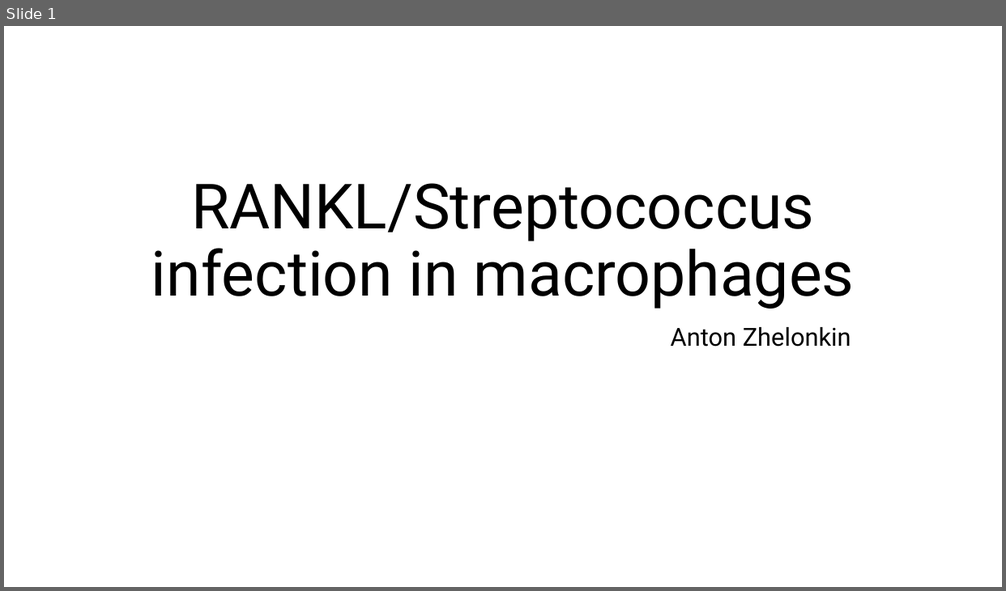
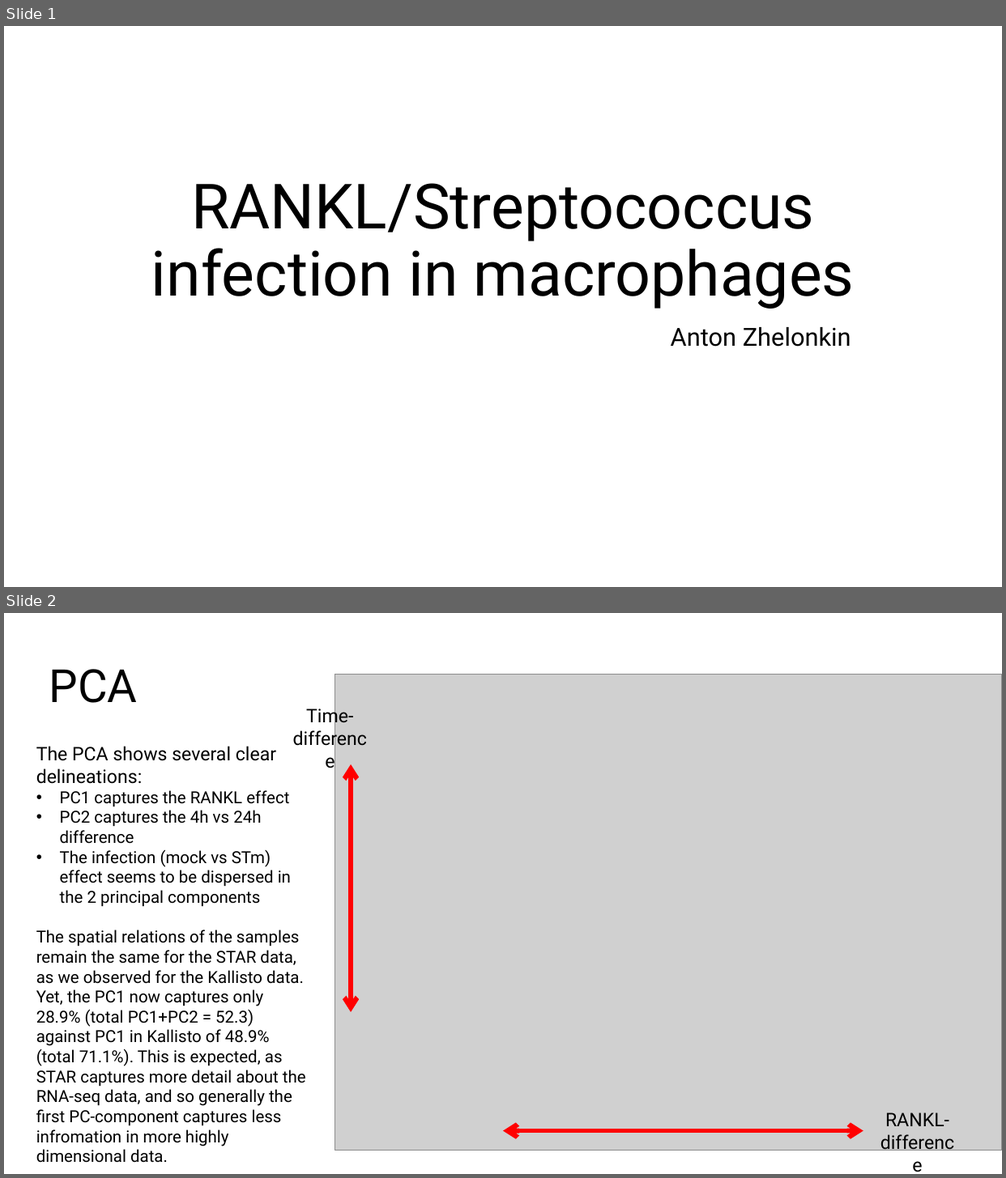
Before and after one commit to MogilenkoLabVUMC/Clara_RANKL_STAR_macrophage_infection, a slide deck: 3_Results/Clara_RANKL.pptx. Shown one above the other, each under a label of ours: slide 1 before the commit, slides 1 and 2 after it. The pictures are 1006x591 and 1006x1178 pixels, drawn with LibreOffice and Linux fonts; fonts in the diff are those of the drawing; grey boxes stand for pictures. Boxes give left, top, right and bottom in pixels: in the first picture for what was removed or moved away, otherwise in the second. Text is boxed around its words. In the diff, an @@ line names an element or a change of style, - is before the commit and + after.

```diff
--- a/3_Results/Clara_RANKL.pptx
+++ b/3_Results/Clara_RANKL.pptx
@@ slide 2 added at (4, 613, 1002, 1174), background #FFFFFF @@
@@ text added at (49, 669, 138, 703), 44 pt, text #000000 @@
+PCA
@@ picture added at (335, 675, 1002, 1151) @@
@@ text added at (306, 705, 353, 726), 18 pt, text #000000 @@
+Time-
+difference
@@ text added at (36, 746, 306, 1163), 16 pt, text #000000 @@
+The PCA shows several clear delineations:
+• PC1 captures the RANKL effect
+• PC2 captures the 4h vs 24h difference
+• The infection (mock vs STm) effect seems to be dispersed in the 2 principal components
+The spatial relations of the samples remain the same for the STAR data, as we observed for the Kallisto data. Yet, the PC1 now captures only 28.9% (total PC1+PC2 = 52.3) against PC1 in Kallisto of 48.9% (total 71.1%). This is expected, as STAR captures more detail about the RNA-seq data, and so generally the first PC-component captures less infromation in more highly dimensional data.
@@ double arrow added from (351, 764) to (351, 1012), #FF0000 4.5 pt @@
@@ text added at (885, 1113, 949, 1127), 18 pt, text #000000 @@
+RANKL-
+difference
@@ double arrow added from (863, 1131) to (503, 1131), #FF0000 4.5 pt @@
```
Also in this commit, not shown: 1 slide changed, 13 other slides added, 1 slide removed, 41 other files.
